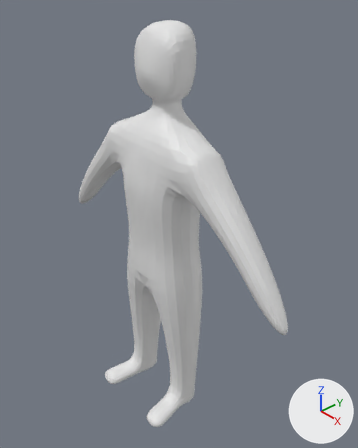
The Blender file Meilenstein_02/mann_gruenes_hemd.blend, before and after one commit.
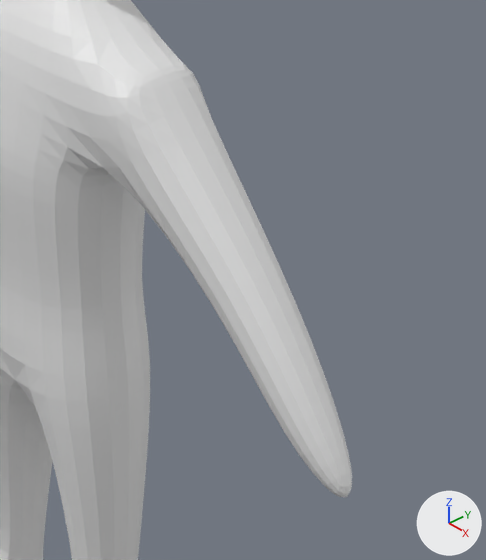
The first picture shows the older version from a 50 mm camera at (6.06, -5.1, 4.04) aimed at (0.19, 0.22, -0.73). The close-ups show both versions on the part from 39% to 96% of the width and 28% to 81% of the height of that picture. The lights are fixed; the arrows at lower right show +X, +Y and +Z.
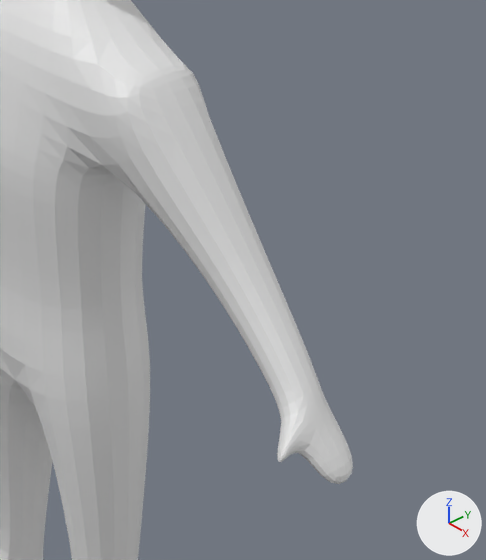
The change, as a diff of the scene's bpy script:
```diff
--- a/Meilenstein_02/mann_gruenes_hemd.blend.py
+++ b/Meilenstein_02/mann_gruenes_hemd.blend.py
@@ me_cube_001 @@
 # used by ob_cube; location = (0.0, 0.0, 0.0)
-me_cube_001.from_pydata(...)  # 97 vertices, 84 faces; spans x 0.0..2.99, y -1.15..0.67, z -4.84..2.8
+me_cube_001.from_pydata(...)  # 109 vertices, 96 faces; spans x 0.0..2.97, y -1.15..0.67, z -4.84..2.8
+# me_cube_001 part 1
+# 6 faces are deleted
+# 11 vertices move from x 1.83..2.99, y -0.29..0.29, z -1.52..-0.09 to x 1.66..2.97, y -0.22..0.33, z -1.42..-0.07
+# 12 vertices are added at x 2.21..2.7, y -0.48..0.23, z -1.16..-0.61
+# 18 new faces join them
```

Where the change shows, as pixel boxes [x1, y1, x2, y2] in the close-ups (486 x 560 px):
'Cube', reshaped: before [0, 0, 352, 560]; after [0, 0, 353, 560]
part 1 of me_cube_001, built on: before [103, 125, 352, 497]; after [103, 122, 353, 484]
